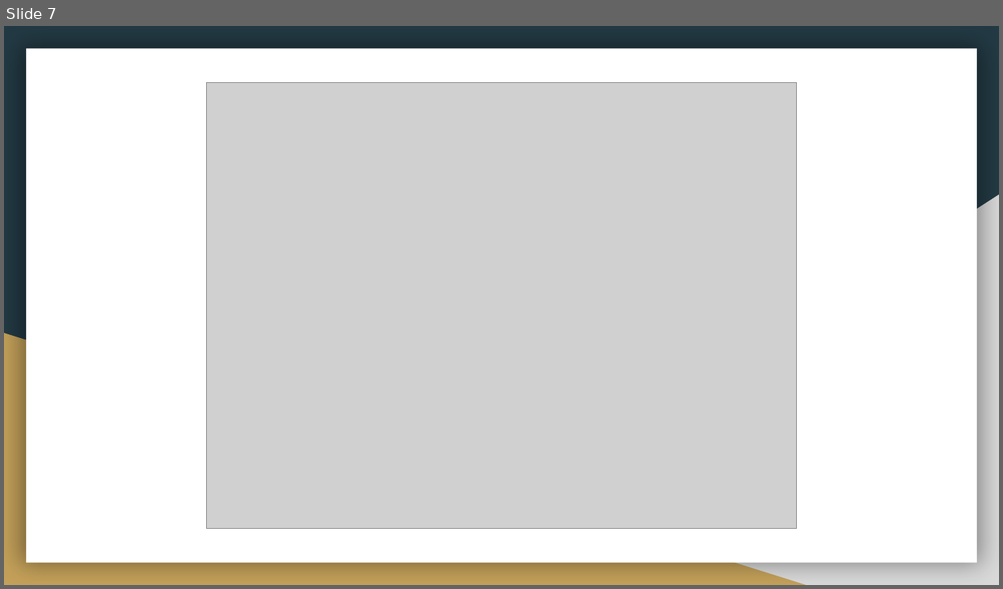
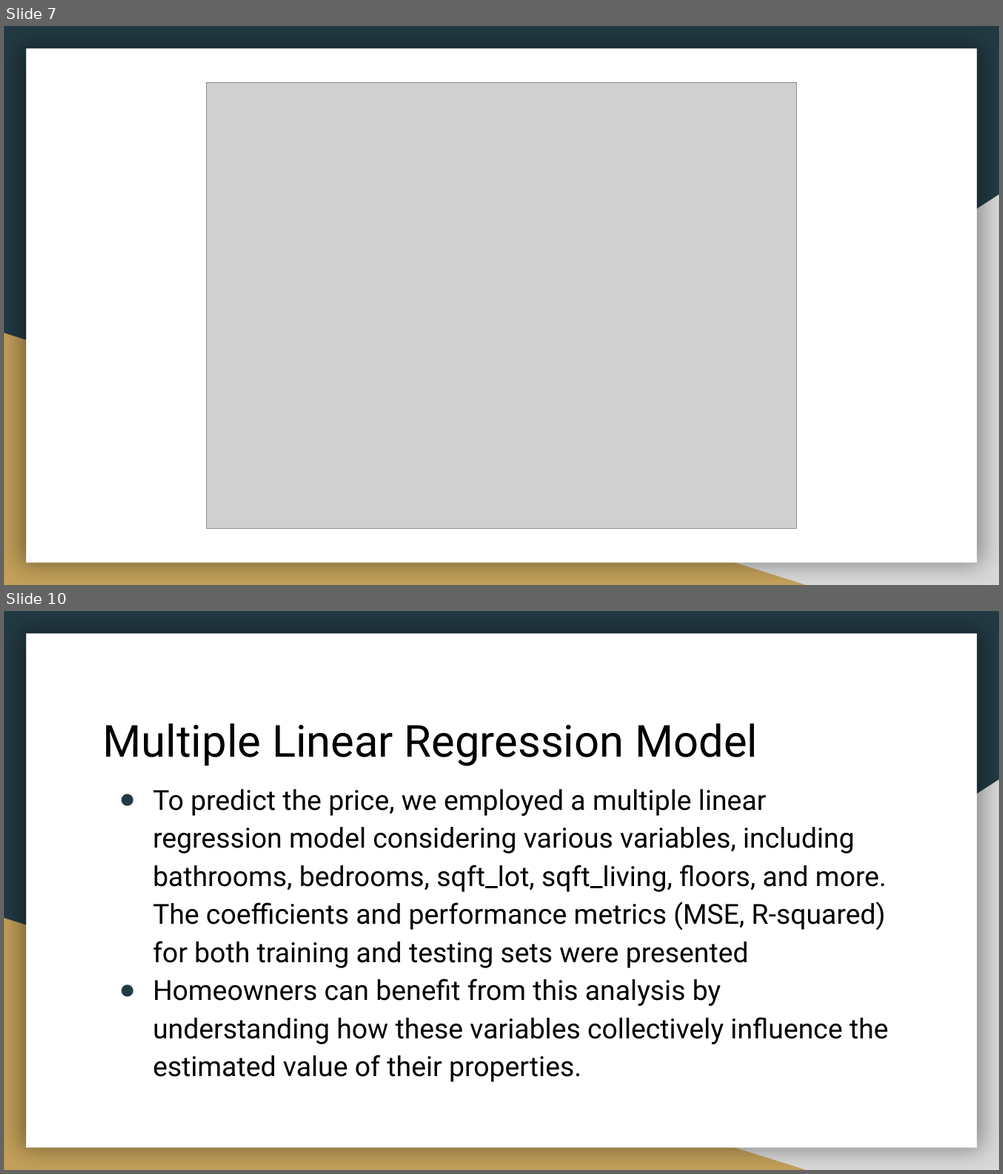
Before and after one commit to kibandichristine/-housings-sales-prediction, a slide deck: THE KC HOUSE PROJECT.pptx. Shown one above the other, each under a label of ours: slide 7 before the commit, slides 7 and 10 after it; the slides between them are not shown. The pictures are 1003x589 and 1003x1174 pixels, drawn with LibreOffice and Linux fonts; fonts in the diff are those of the drawing; grey boxes stand for pictures. Boxes give left, top, right and bottom in pixels: in the first picture for what was removed or moved away, otherwise in the second. Text is boxed around its words. In the diff, an @@ line names an element or a change of style, - is before the commit and + after.

```diff
--- a/THE KC HOUSE PROJECT.pptx
+++ b/THE KC HOUSE PROJECT.pptx
@@ slide 10 added at (4, 611, 999, 1170), background #233A44; not listed: 3 template elements that a slide beside it also shows @@
@@ title added at (103, 723, 757, 766), 32 pt, text #000000 @@
+Multiple Linear Regression Model
@@ text added at (153, 789, 888, 1082), 20 pt, text #000000 @@
+● To predict the price, we employed a multiple linear regression model considering various variables, including bathrooms, bedrooms, sqft_lot, sqft_living, floors, and more. The coefficients and performance metrics (MSE, R-squared) for both training and testing sets were presented
+● Homeowners can benefit from this analysis by understanding how these variables collectively influence the estimated value of their properties.
```
Also in this commit, not shown: 5 other slides added, 5 other files.
